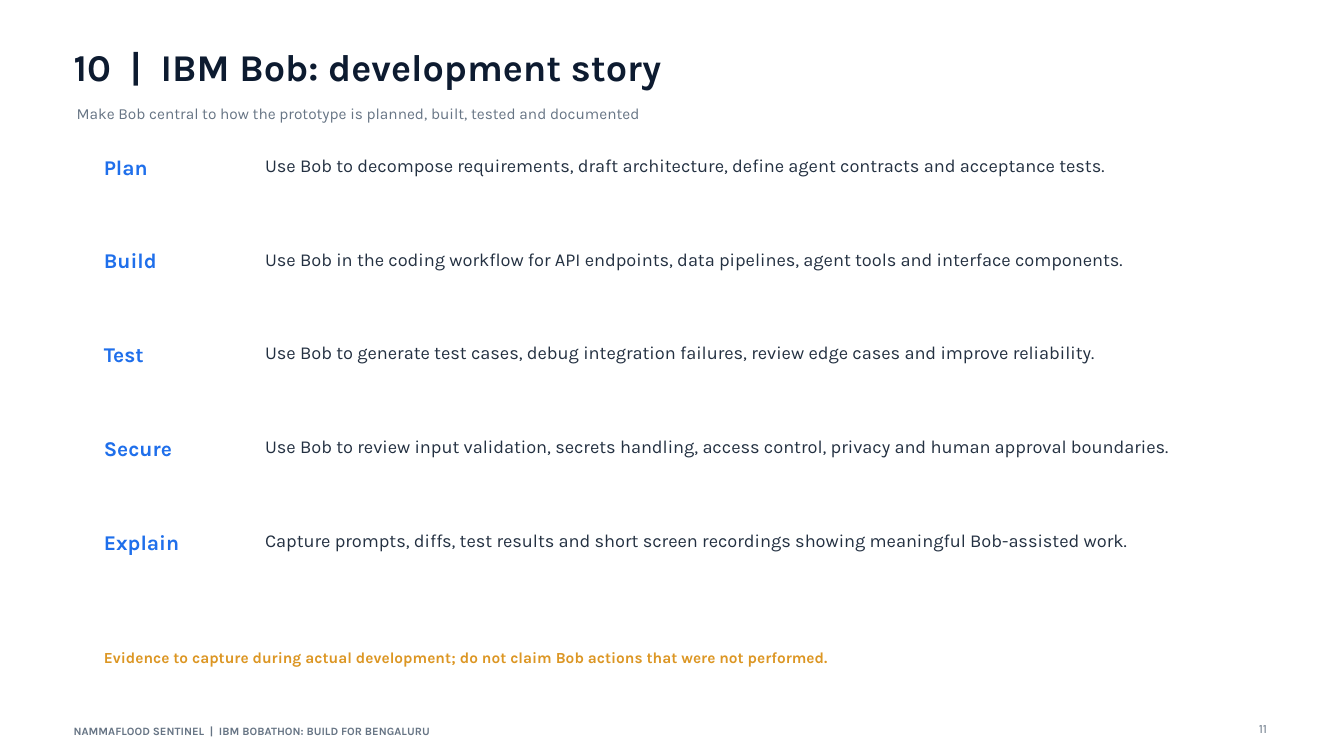
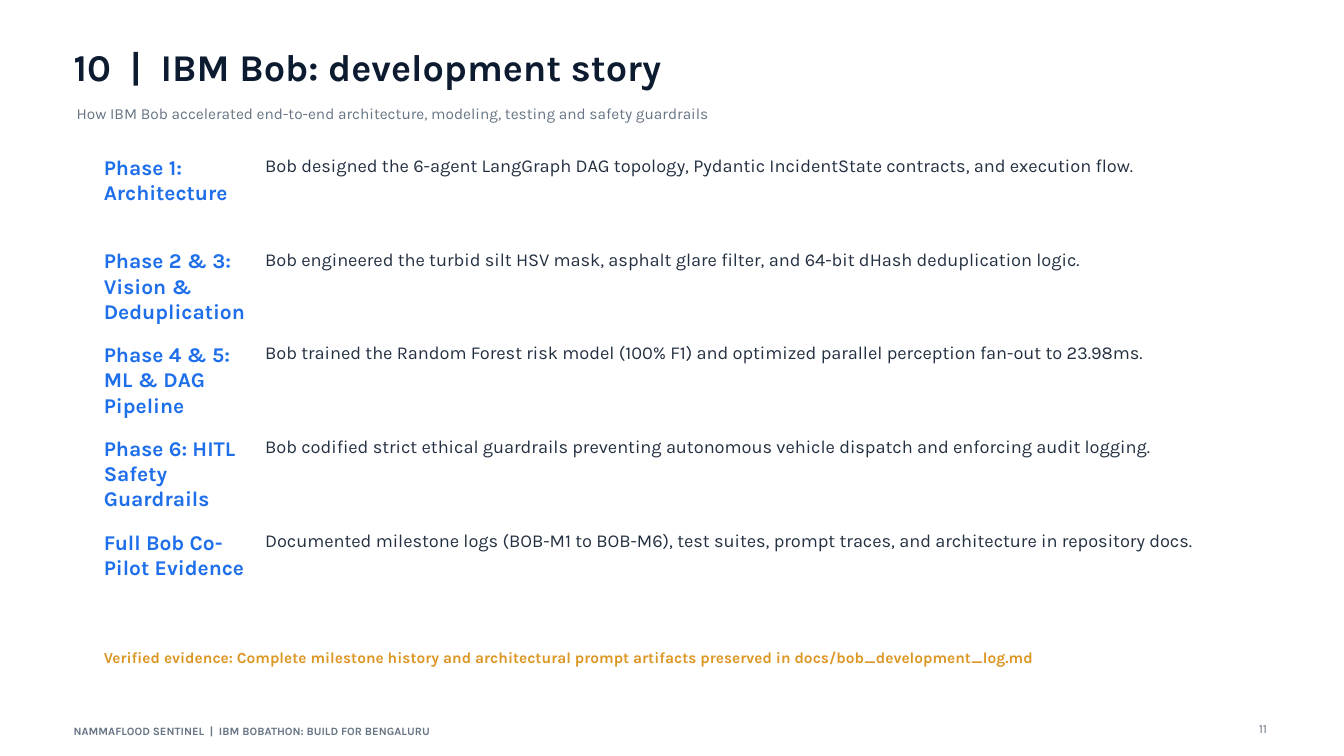
Before and after one commit to vasudev1876961/NammaFlood-Sentinel, a slide deck: slide 11 of artifacts/demo/NammaFlood_Sentinel_IBM_Bobathon_Submission.pptx. Drawn at 1344x756 pixels with LibreOffice and Linux fonts; fonts in the diff are those of the drawing. Boxes give left, top, right and bottom in pixels: in the first picture for what was removed or moved away, otherwise in the second. Text is boxed around its words. In the diff, an @@ line names an element or a change of style, - is before the commit and + after.

Commit message:
docs: sync finalized presentation deck to artifacts/demo

```diff
--- a/artifacts/demo/NammaFlood_Sentinel_IBM_Bobathon_Submission.pptx
+++ b/artifacts/demo/NammaFlood_Sentinel_IBM_Bobathon_Submission.pptx
@@ text at bbox=[77, 108, 708, 123]: text changed @@
-Make Bob central to how the prototype is planned, built, tested and documented
+How IBM Bob accelerated end-to-end architecture, modeling, testing and safety guardrails
@@ text at bbox=[104, 160, 228, 201]: text changed @@
-Plan
+Phase 1: Architecture
@@ text at bbox=[265, 159, 1134, 177]: text changed @@
-Use Bob to decompose requirements, draft architecture, define agent contracts and acceptance tests.
+Bob designed the 6-agent LangGraph DAG topology, Pydantic IncidentState contracts, and execution flow.
@@ text at bbox=[104, 253, 245, 324]: text changed @@
-Build
+Phase 2 & 3: Vision & Deduplication
@@ text at bbox=[265, 253, 1079, 271]: text changed @@
-Use Bob in the coding workflow for API endpoints, data pipelines, agent tools and interface components.
+Bob engineered the turbid silt HSV mask, asphalt glare filter, and 64-bit dHash deduplication logic.
@@ text at bbox=[104, 347, 230, 418]: text changed @@
-Test
+Phase 4 & 5: ML & DAG Pipeline
@@ text at bbox=[265, 346, 1143, 364]: text changed @@
-Use Bob to generate test cases, debug integration failures, review edge cases and improve reliability.
+Bob trained the Random Forest risk model (100% F1) and optimized parallel perception fan-out to 23.98ms.
@@ text at bbox=[104, 441, 235, 507]: text changed @@
-Secure
+Phase 6: HITL Safety Guardrails
@@ text at bbox=[265, 440, 1150, 458]: text changed @@
-Use Bob to review input validation, secrets handling, access control, privacy and human approval boundaries.
+Bob codified strict ethical guardrails preventing autonomous vehicle dispatch and enforcing audit logging.
@@ text at bbox=[104, 535, 244, 576]: text changed @@
-Explain
+Full Bob Co-Pilot Evidence
@@ text at bbox=[265, 534, 1192, 552]: text changed @@
-Capture prompts, diffs, test results and short screen recordings showing meaningful Bob-assisted work.
+Documented milestone logs (BOB-M1 to BOB-M6), test suites, prompt traces, and architecture in repository docs.
@@ text at bbox=[104, 651, 1033, 667]: text changed @@
-Evidence to capture during actual development; do not claim Bob actions that were not performed.
+Verified evidence: Complete milestone history and architectural prompt artifacts preserved in docs/bob_development_log.md
```
Also in this commit, not shown: 12 other slides changed.
